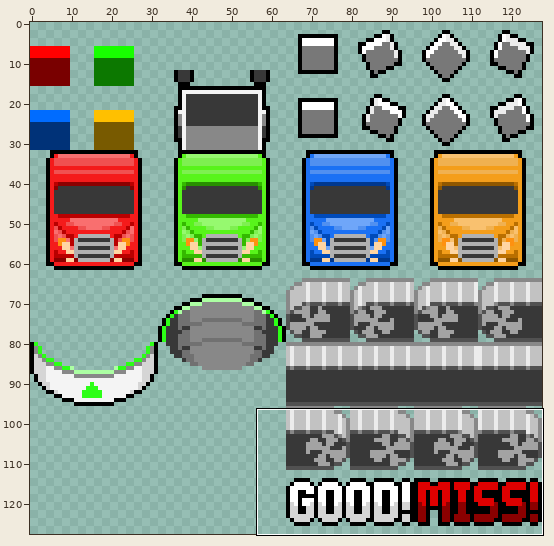
Sprite sheet, stored at android/assets/game-objects.png. The picture above shows the old version from afar; the outline marks the close-up.
Close-up. Earlier state:
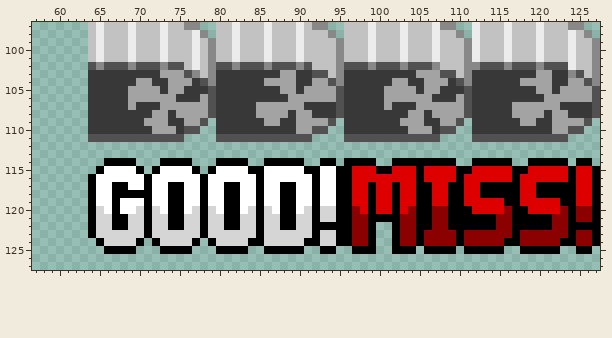
The file is 128x128 pixels. Colours within 5 levels of each other are drawn and written as one. Shown: x 57..127, y 97..127. The commit also changed other parts of the picture, which this record leaves out.
Now the later version:
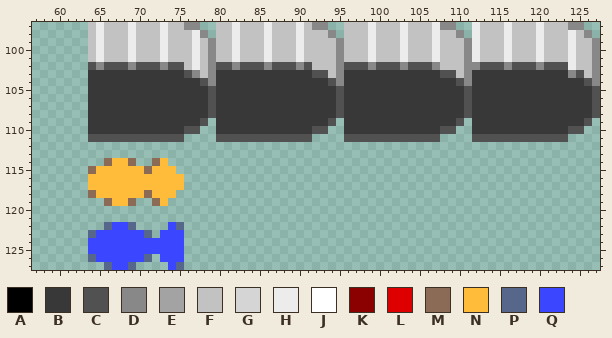
Palette (. is transparent): A #000000  B #383838  C #515151  D #888888  E #a3a3a3  F #c2c2c2  G #d5d5d5  H #ececec  J #ffffff  K #8b0000  L #de0000  M #8b6b56  N #ffbc3a  P #56678b  Q #3a46ff
Diff:
y 103: x 73..75 EEE -> BBB; x 88..89 EE -> BB; x 105..107 EEE -> BBB; x 120..121 EE -> BB
y 104: x 70..71 EE -> BB; x 74..76 EEE -> BBB; x 86..89 EEEE -> BBBB; x 92..93 EE -> BB; x 102..103 EE -> BB; x 106..108 EEE -> BBB; x 118..121 EEEE -> BBBB; x 124..125 EE -> BB
y 105: x 69..72 EEEE -> BBBB; x 74..75 EE -> BB; x 88..89 EE -> BB; x 91..94 EEEE -> BBBB; x 101..104 EEEE -> BBBB; x 106..107 EE -> BB; x 120..121 EE -> BB; x 123..126 EEEE -> BBBB
y 106: x 69..74 EEEEEE -> BBBBBB; x 78 E -> B; x 89..94 EEEEEE -> BBBBBB; x 101..106 EEEEEE -> BBBBBB; x 110 E -> B; x 121..126 EEEEEE -> BBBBBB
y 107: x 69 E -> B; x 73..78 EEEEEE -> BBBBBB; x 85..90 EEEEEE -> BBBBBB; x 101 E -> B; x 105..110 EEEEEE -> BBBBBB; x 117..122 EEEEEE -> BBBBBB
y 108: x 72..73 EE -> BB; x 75..78 EEEE -> BBBB; x 85..88 EEEE -> BBBB; x 90..91 EE -> BB; x 104..105 EE -> BB; x 107..110 EEEE -> BBBB; x 117..120 EEEE -> BBBB; x 122..123 EE -> BB
y 109: x 71..73 EEE -> BBB; x 76..77 EE -> BB; x 86..87 EE -> BB; x 90..93 EEEE -> BBBB; x 103..105 EEE -> BBB; x 108..109 EE -> BB; x 118..119 EE -> BB; x 122..125 EEEE -> BBBB
y 110: x 72..74 EEE -> BBB; x 90..91 EE -> BB; x 104..106 EEE -> BBB; x 122..123 EE -> BB
y 114: x 66..69 AAAA -> MNNM; x 72..76 .AAAA -> MN...; x 80..83 AAAA -> ....; x 86..90 AAAAA -> .....; x 93..94 AA -> ..; x 96..99 AAAA -> ....; x 102..109 AAAAAAAA -> ........; x 112..116 AAAAA -> .....; x 119..123 AAAAA -> .....; x 125..126 AA -> ..
y 115: x 64..77 .AJJJJA.AJJJJA -> MNNNNNNMNNN...; x 79..127 AJJJJAAJJJJJAAJJAALLLAALLLALLLLAALLLLLAALLLLLALLA -> .................................................
y 116: x 64..127 AJJJJJJAJJJJJJAJJJJJJAJJJJJJAJJAALLLLLLLLALLLLALLLLLLALLLLLLALLA -> NNNNNNNNNNNN....................................................
y 117: x 64..127 AJJAAJJAJJAAJJAJJAAJJAJJAAJJAJJAALLALLALLAALLAALLAAAAALLAAAAALLA -> NNNNNNNNNNNN....................................................
y 118: x 64..127 AJJAAAAAJJAAJJAJJAAJJAJJAAJJAJJAALLALLALLAALLAALLAAAAALLAAAAALLA -> MNNNNNNMNNN.....................................................
y 119: x 64..127 AJJAJJJAJJAAJJAJJAAJJAJJAAJJAJJAALLALLALLAALLAALLLLLAALLLLLAALLA -> ..MNNM..MN......................................................
y 120: x 64..127 AGJAJJGAGJAAJGAGJAAJGAGJAAJGAGGAAKLALLALKAAKKAAALLLLKAALLLLKAKKA -> ................................................................
y 121: x 64..127 AGGAAGGAGGAAGGAGGAAGGAGGAAGGAGGAAKKAAAAKKAAKKAAAAAAKKAAAAAKKAKKA -> ................................................................
y 122: x 64..99 AGGAAGGAGGAAGGAGGAAGGAGGAAGGAAAAAKKA -> ..PQQP....QP........................; x 102..127 AKKAAKKAAAAAAKKAAAAAKKAAAA -> ..........................
y 123: x 64..99 AGGGGGGAGGGGGGAGGGGGGAGGGGGGAGGAAKKA -> PQQQQQQP.QQQ........................; x 102..127 AKKAKKKKAKKKKKKAKKKKKKAKKA -> ..........................
y 124: x 64..77 .AGGGGA.AGGGGA -> QQQQQQQQQQQQ..; x 79..99 AGGGGAAGGGGGAAGGAAKKA -> .....................; x 102..127 AKKAKKKKAKKKKKAAKKKKKAAKKA -> ..........................
y 125: x 64..76 ..AAAA...AAAA -> QQQQQQQQQQQQ.; x 80..83 AAAA -> ....; x 86..90 AAAAA -> .....; x 93..94 AA -> ..; x 97..99 AAA -> ...; x 102..104 AAA -> ...; x 106..109 AAAA -> ....; x 111..115 AAAAA -> .....; x 118..122 AAAAA -> .....; x 125..126 AA -> ..
y 126: x 64..71 ........ -> PQQQQQQP; x 73..75 ... -> QQQ
y 127: x 66..69 .... -> PQQP; x 74..75 .. -> QP
Pixel boxes of the changes (left, top, right, bottom) in both close-ups:
changed: (88, 70, 600, 270)
